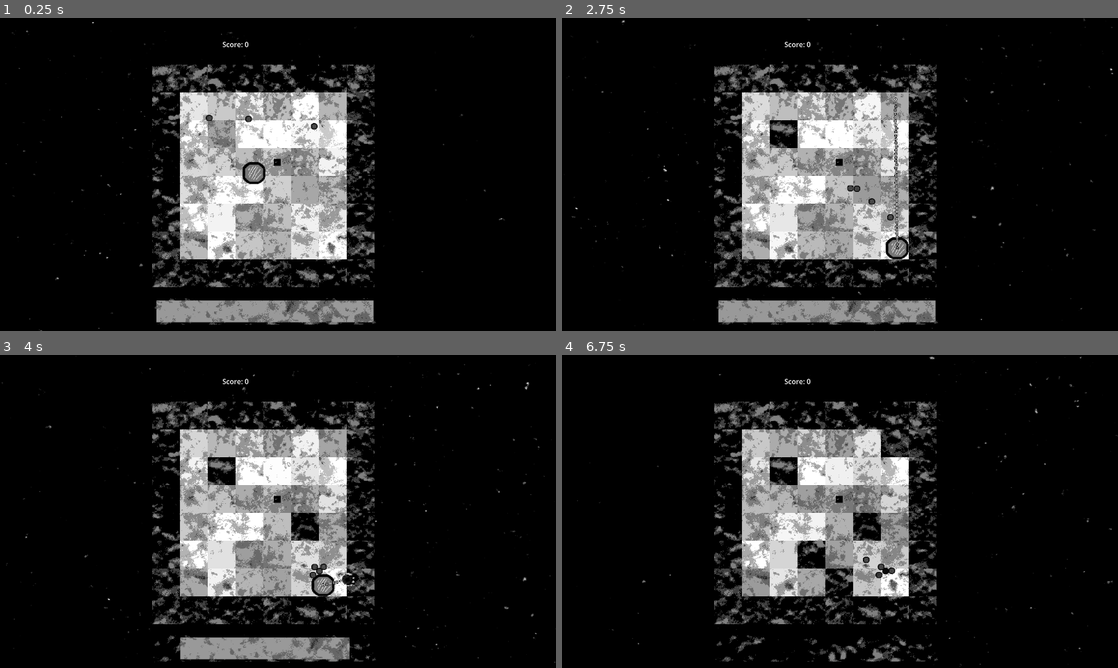
Above: before the commit, frames 1-4 (two rows, left to right).
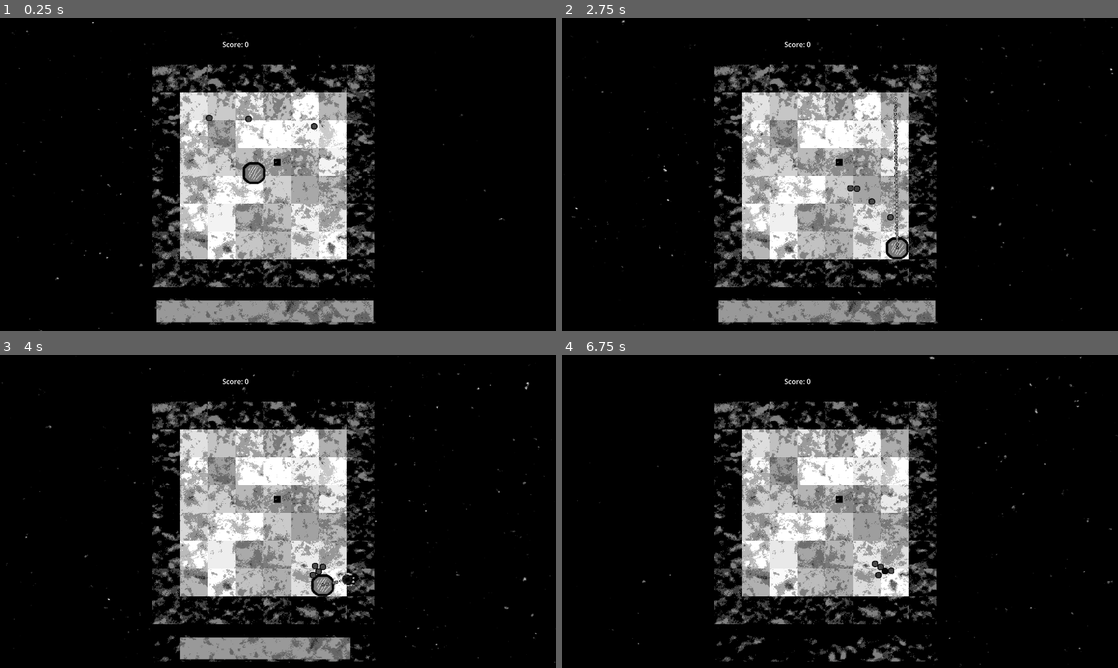
Above: after the commit, the same moments.

Repository: Indivicivet/ludumdare54
Game: Godot game, scene res://ludumdare54.tscn
Two runs of this game, one before a commit and one after it. Both use one fixed random seed, a clock stepped at 60 frames per second and the inputs below.
Inputs (mouse positions are in pixels of both pictures, inside the frame that each line leads up to):
- Up to frame 1 (0.25 s): no input
- Up to frame 2 (2.75 s): move the mouse to (962, 158) at 0.52 s; press the mouse at (962, 158) at 0.53 s; hold Right (right) 0.53-1.28 s; move the mouse to (728, 190) at 1.27 s; release the mouse at (728, 190) at 1.28 s; hold Down (down) 1.28-2.03 s; click (728, 190) at 1.35 s; move the mouse to (895, 105) at 2.02 s; press the mouse at (895, 105) at 2.03 s; hold Right (right) from 2.03 s (still down)
- Up to frame 3 (4 s): move the mouse to (250, 574) at 2.77 s; release Right (right) at 2.78 s; release the mouse at (250, 574) at 2.78 s; hold Up (up) 2.78-3.53 s; click (250, 574) at 2.85 s; move the mouse to (444, 558) at 3.52 s; press the mouse at (444, 558) at 3.53 s; hold Left (left) from 3.53 s (still down)
- Up to frame 4 (6.75 s): move the mouse to (673, 464) at 4.27 s; release the mouse at (673, 464) at 4.28 s; click (673, 464) at 4.35 s; move the mouse to (867, 511) at 5.02 s; release Left (left) at 5.03 s; press the mouse at (867, 511) at 5.03 s; hold Down (down) 5.03-5.78 s; move the mouse to (756, 433) at 5.77 s; release the mouse at (756, 433) at 5.78 s; hold Right (right) 5.78-6.53 s; click (756, 433) at 5.85 s; move the mouse to (962, 495) at 6.52 s; press the mouse at (962, 495) at 6.53 s; hold Up (up) from 6.53 s (still down)

The runs differ from the first frame. In frame 2, 0.4% of the frame differs, in the area x 37-43%, y 32-42%; in frame 3, 1.1%; in frame 4, 2.3%, in the area x 37-63%, y 23-78%.

Commit message:
reduce passive heal rate

Diff:
--- a/scripts/floor_or_block.gd
+++ b/scripts/floor_or_block.gd
@@ -71,4 +71,4 @@
 
 func _process(delta):
 	# still to decide if there should be any passive charring
-	charr(0.03 * delta)
+	charr(0.01 * delta)
